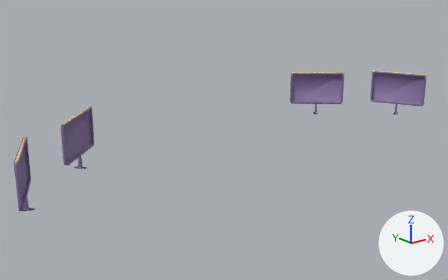
What one commit did to the glTF model assets/ship_demo/bridge_monitors.glb.
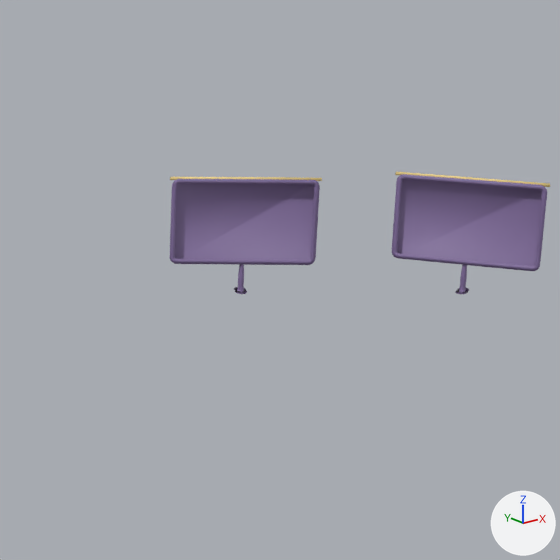
There are two pictures of each version: one whole from a 50 mm camera at (-26.5, -15.89, 95.27) aimed at (-0.69, 16.37, 82.37), one close up on the part from 51% to 96% of the width and 3% to 75% of the height. The lights are fixed; the arrows at lower right show +X, +Y and +Z. The first two pictures are the older version. Where no turn or scale is listed for an object, it has been applied to the vertices.

Names of what the first close-up shows: 'monitor_course', 'monitor_course_lip', 'monitor_course_stand', 'monitor_crew' and 2 more.
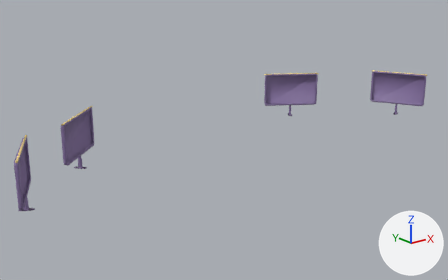
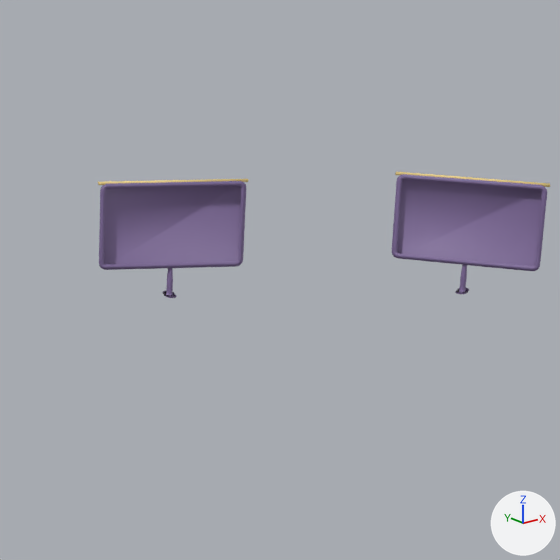
Patch to the scene script:
```diff
--- a/assets/ship_demo/bridge_monitors.glb.py
+++ b/assets/ship_demo/bridge_monitors.glb.py
@@ ob_monitor_course @@
 ob_monitor_course = bpy.data.objects.new('monitor_course', me_monitor_course)
-ob_monitor_course.location = (10.55, 18.27, 84.12)
-ob_monitor_course.rotation_euler = (1.571, 0.0, -0.71)  # degrees (90, 0, -41)
+ob_monitor_course.location = (8.58, 19.28, 84.12)
+ob_monitor_course.rotation_euler = (1.571, 0.0, -0.574)  # degrees (90, 0, -33)
@@ ob_monitor_course_lip @@
 ob_monitor_course_lip = bpy.data.objects.new('monitor_course_lip', me_monitor_course_lip)
-ob_monitor_course_lip.location = (10.58, 18.3, 85.41)
-ob_monitor_course_lip.rotation_euler = (1.571, 0.0, -0.71)  # degrees (90, 0, -41)
+ob_monitor_course_lip.location = (8.6, 19.31, 85.41)
+ob_monitor_course_lip.rotation_euler = (1.571, 0.0, -0.574)  # degrees (90, 0, -33)
@@ ob_monitor_course_stand @@
 ob_monitor_course_stand = bpy.data.objects.new('monitor_course_stand', me_monitor_course_stand)
-ob_monitor_course_stand.location = (10.62, 18.35, 82.0)
+ob_monitor_course_stand.location = (8.64, 19.36, 82.0)
 ob_monitor_course_stand.rotation_euler = (0.0, 0.0, -2.281)  # degrees (0, 0, -131)
```

Where the change shows, as pixel boxes [x1, y1, x2, y2] in the close-ups (560 x 560 px):
'monitor_course', moved, turned: before [170, 179, 320, 265]; after [99, 181, 246, 270]
'monitor_course_lip', moved, turned: before [170, 177, 322, 181]; after [98, 179, 248, 185]
'monitor_course_stand', moved: before [234, 264, 247, 294]; after [162, 268, 177, 298]
